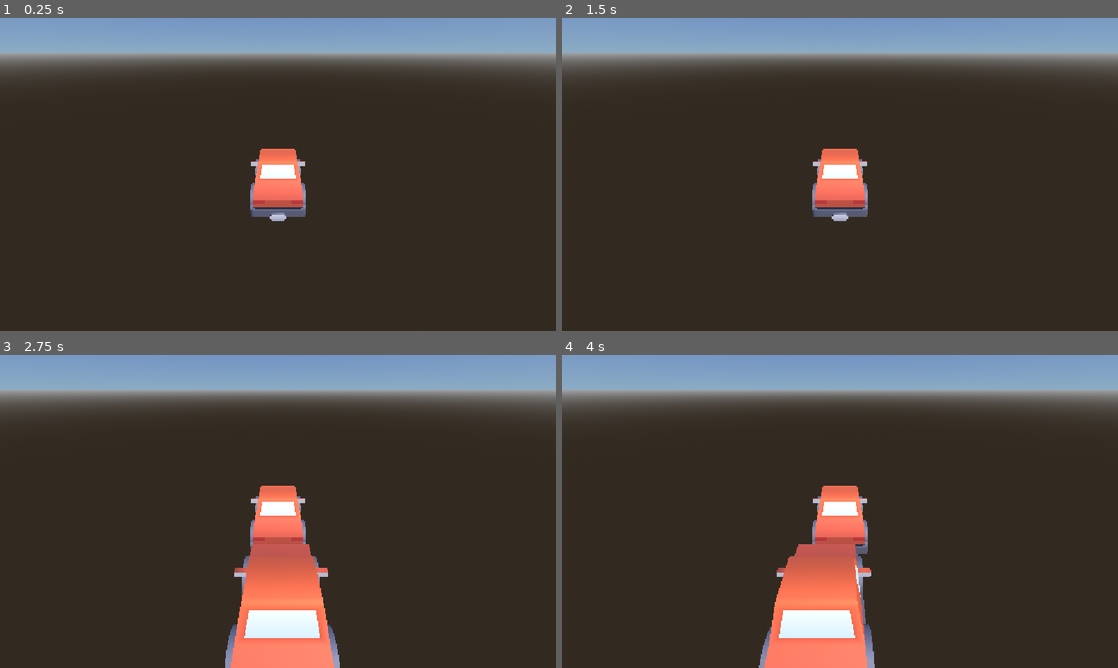
Above: before the commit, frames 1-4 (two rows, left to right).
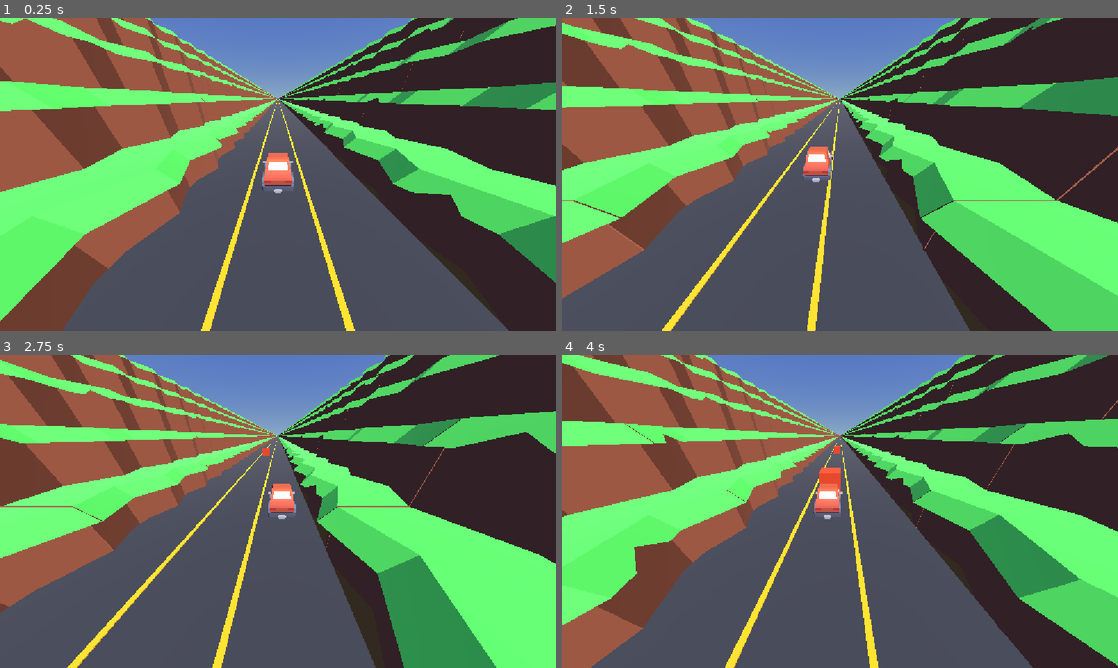
Above: after the commit, the same moments.

Repository: tiago-xavier-braga/LearnGodotEngine
Game: Godot game, scene res://scenes/levels/lvl_game.tscn
Same seed, same stepped clock (60 frames per second), same inputs: the game is played once before the commit and once after it.
Inputs:
- Up to frame 1 (0.25 s): no input
- Up to frame 2 (1.5 s): hold D (move_right) 0.53-1.28 s; hold A (move_left) from 1.28 s (still down)
- Up to frame 3 (2.75 s): release A (move_left) at 2.03 s; hold D (move_right) from 2.03 s (still down)
- Up to frame 4 (4 s): release D (move_right) at 3.53 s; hold A (move_left) from 3.53 s (still down)

The runs differ from the first frame. In frame 1, 84% of the frame differs, in the area x 0-100%, y 0-100%; in frame 2, 86%; in frame 3, 86%; in frame 4, 86%.

Commit message:
feat: add road spawner, obstacle spawner, and camera follow to game level

Diff:
--- a/assets/materials/grid_ground.gdshader
+++ /dev/null
@@ -1,20 +0,0 @@
-shader_type spatial;
-render_mode unshaded;
-
-uniform vec2 cell_size = vec2(2.5, 10.0);
-uniform float line_thickness : hint_range(0.01, 0.5) = 0.06;
-uniform vec3 line_color : source_color = vec3(1.0, 1.0, 1.0);
-uniform vec3 base_color : source_color = vec3(0.12, 0.12, 0.15);
-
-varying vec2 world_xz;
-
-void vertex() {
-	world_xz = (MODEL_MATRIX * vec4(VERTEX, 1.0)).xz;
-}
-
-void fragment() {
-	vec2 cell = world_xz / cell_size;
-	vec2 dist_to_edge = abs(fract(cell) - 0.5);
-	float line = step(0.5 - line_thickness, max(dist_to_edge.x, dist_to_edge.y));
-	ALBEDO = mix(base_color, line_color, line);
-}
--- a/assets/materials/mat_ground_grid.tres
+++ /dev/null
@@ -1,10 +0,0 @@
-[gd_resource type="ShaderMaterial" format=3]
-
-[ext_resource type="Shader" path="res://assets/materials/grid_ground.gdshader" id="1_shader"]
-
-[resource]
-shader = ExtResource("1_shader")
-shader_parameter/cell_size = Vector2(2.5, 10)
-shader_parameter/line_thickness = 0.06
-shader_parameter/line_color = Color(1, 1, 1, 1)
-shader_parameter/base_color = Color(0.12, 0.12, 0.15, 1)
--- /dev/null
+++ b/assets/materials/mat_obstacle.tres
@@ -0,0 +1,4 @@
+[gd_resource type="StandardMaterial3D" format=3]
+
+[resource]
+albedo_color = Color(0.9, 0.25, 0.1, 1)
--- a/scenes/levels/lvl_game.tscn
+++ b/scenes/levels/lvl_game.tscn
@@ -1,9 +1,11 @@
 [gd_scene format=3 uid="uid://cb25eki0ry3v"]
 
 [ext_resource type="PackedScene" uid="uid://cp76h556o4rg3" path="res://scenes/cars/car.tscn" id="1_car"]
-[ext_resource type="Material" path="res://assets/materials/mat_ground_grid.tres" id="2_grid"]
-[ext_resource type="Material" uid="uid://dbh22km1hg0ak" path="res://assets/materials/road/mat_road.tres" id="3_y4oy0"]
-[ext_resource type="Material" uid="uid://dw58l4eaupix5" path="res://assets/materials/road/mat_lanes_markings.tres" id="4_lanes"]
+[ext_resource type="PackedScene" uid="uid://r74d041w8em0" path="res://scenes/road/road_base.tscn" id="2_gxmdq"]
+[ext_resource type="Script" uid="uid://n7dijguyftl7" path="res://scripts/road/road_spawner.gd" id="3_y4oy0"]
+[ext_resource type="Script" uid="uid://deytqhlkwlo2" path="res://scripts/camera/camera_controller.gd" id="4_camcontroller"]
+[ext_resource type="Script" path="res://scripts/obstacles/obstacle_spawner.gd" id="5_obstaclespawner"]
+[ext_resource type="PackedScene" path="res://scenes/obstacles/obstacle_box.tscn" id="6_obstaclebox"]
 
 [sub_resource type="ProceduralSkyMaterial" id="ProceduralSkyMaterial_sky"]
 sky_top_color = Color(0.2986172, 0.42893282, 0.763077, 1)
@@ -23,36 +25,26 @@
 [sub_resource type="BoxMesh" id="BoxMesh_qwhh2"]
 size = Vector3(500, 1, 1000)
 
+[sub_resource type="ShaderMaterial" id="ShaderMaterial_dnqnc"]
+
 [sub_resource type="BoxShape3D" id="BoxShape3D_3nabu"]
 size = Vector3(500, 1, 1000)
-
-[sub_resource type="BoxMesh" id="BoxMesh_npbqa"]
-size = Vector3(8, 0.5, 20)
-
-[sub_resource type="BoxShape3D" id="BoxShape3D_road"]
-size = Vector3(8, 0.5, 20)
-
-[sub_resource type="BoxMesh" id="BoxMesh_dash"]
-size = Vector3(0.15, 0.02, 20)
 
 [node name="LvlGame" type="Node3D" unique_id=352231823]
 
 [node name="WorldEnvironment" type="WorldEnvironment" parent="." unique_id=1900017258]
 environment = SubResource("Environment_lvl")
 
+[node name="Camera3D" type="Camera3D" parent="." unique_id=614624057]
+transform = Transform3D(1, 0, 0, 0, 0.8582801, 0.51318157, 0, -0.51318157, 0.8582801, 0, 3.6799974, 11.302866)
+fov = 102.1
+script = ExtResource("4_camcontroller")
+target_path = NodePath("../Car")
+offset = Vector3(0, 3.4462328, 3.1414905)
+
 [node name="Car" parent="." unique_id=1705489505 instance=ExtResource("1_car")]
-transform = Transform3D(1, 0, 0, 0, 1, 0, 0, 0, 1, 0, 0.1, -20)
+transform = Transform3D(1, 0, 0, 0, 1, 0, 0, 0, 1, 0, 0.23376462, 8.1613655)
 forward_speed = 15.0
-
-[node name="Camera3D" type="Camera3D" parent="Car" unique_id=614624057]
-transform = Transform3D(1, 0, 0, 0, 0.8582801, 0.51318157, 0, -0.51318157, 0.8582801, 0, 3.4462328, 4.7343597)
-
-[node name="Car" parent="Car" unique_id=200393392 instance=ExtResource("1_car")]
-transform = Transform3D(1, 0, 0, 0, 1, 0, 0, 0, 1, 0, 0.1, 27.761158)
-forward_speed = 15.0
-
-[node name="Camera3D" type="Camera3D" parent="Car/Car" unique_id=632322262]
-transform = Transform3D(1, 0, 0, 0, 0.8582801, 0.51318157, 0, -0.51318157, 0.8582801, 0, 3.4462328, 4.7343597)
 
 [node name="DirectionalLight3D" type="DirectionalLight3D" parent="." unique_id=1747358899]
 transform = Transform3D(0.9204788, 7.450581e-09, 0.3907925, -0.31028453, 0.60793334, 0.73084915, -0.23757577, -0.793988, 0.5595898, 0, 0, 0)
@@ -64,28 +56,19 @@
 
 [node name="MeshInstance3D" type="MeshInstance3D" parent="StaticBody3D" unique_id=1231862425]
 mesh = SubResource("BoxMesh_qwhh2")
-surface_material_override/0 = ExtResource("2_grid")
+surface_material_override/0 = SubResource("ShaderMaterial_dnqnc")
 
 [node name="CollisionShape3D" type="CollisionShape3D" parent="StaticBody3D" unique_id=1676685053]
 shape = SubResource("BoxShape3D_3nabu")
 
-[node name="RoadBase" type="Node" parent="." unique_id=780131376]
+[node name="RoadBase" parent="." unique_id=451975630 instance=ExtResource("2_gxmdq")]
 
-[node name="RoadBody" type="StaticBody3D" parent="RoadBase" unique_id=1011615259]
+[node name="Node3D" type="Node3D" parent="." unique_id=2143092864]
+script = ExtResource("3_y4oy0")
+roads = Array[PackedScene]([ExtResource("2_gxmdq")])
+spawner_number = 400
 
-[node name="MeshInstance3D" type="MeshInstance3D" parent="RoadBase/RoadBody" unique_id=889411771]
-material_override = ExtResource("3_y4oy0")
-mesh = SubResource("BoxMesh_npbqa")
-
-[node name="CollisionShape3D" type="CollisionShape3D" parent="RoadBase/RoadBody"]
-shape = SubResource("BoxShape3D_road")
-
-[node name="LaneLine1" type="MeshInstance3D" parent="RoadBase"]
-transform = Transform3D(1, 0, 0, 0, 1, 0, 0, 0, 1, -1.25, 0.26, 0)
-mesh = SubResource("BoxMesh_dash")
-material_override = ExtResource("4_lanes")
-
-[node name="LaneLine2" type="MeshInstance3D" parent="RoadBase"]
-transform = Transform3D(1, 0, 0, 0, 1, 0, 0, 0, 1, 1.25, 0.26, 0)
-mesh = SubResource("BoxMesh_dash")
-material_override = ExtResource("4_lanes")
+[node name="ObstacleSpawner" type="Node3D" parent="."]
+script = ExtResource("5_obstaclespawner")
+car_path = NodePath("../Car")
+obstacle_scenes = Array[PackedScene]([ExtResource("6_obstaclebox")])
--- /dev/null
+++ b/scenes/obstacles/obstacle_box.tscn
@@ -0,0 +1,20 @@
+[gd_scene load_steps=4 format=3]
+
+[ext_resource type="Material" path="res://assets/materials/mat_obstacle.tres" id="1_mat"]
+
+[sub_resource type="BoxMesh" id="BoxMesh_obstacle"]
+size = Vector3(1.4, 1.4, 1.4)
+
+[sub_resource type="BoxShape3D" id="BoxShape3D_obstacle"]
+size = Vector3(1.4, 1.4, 1.4)
+
+[node name="ObstacleBox" type="StaticBody3D"]
+
+[node name="MeshInstance3D" type="MeshInstance3D" parent="."]
+transform = Transform3D(1, 0, 0, 0, 1, 0, 0, 0, 1, 0, 0.95, 0)
+material_override = ExtResource("1_mat")
+mesh = SubResource("BoxMesh_obstacle")
+
+[node name="CollisionShape3D" type="CollisionShape3D" parent="."]
+transform = Transform3D(1, 0, 0, 0, 1, 0, 0, 0, 1, 0, 0.95, 0)
+shape = SubResource("BoxShape3D_obstacle")
--- a/scenes/road/road_base.tscn
+++ b/scenes/road/road_base.tscn
@@ -2,7 +2,7 @@
 
 [ext_resource type="Material" uid="uid://dbh22km1hg0ak" path="res://assets/materials/road/mat_road.tres" id="1_nhf6c"]
 [ext_resource type="Material" uid="uid://dw58l4eaupix5" path="res://assets/materials/road/mat_lanes_markings.tres" id="2_i8pxj"]
-[ext_resource type="ArrayMesh" uid="uid://cjjxwxlxvgh6l" path="res://assets/meshes/steps_rock.fbx" id="3_k2d5s"]
+[ext_resource type="ArrayMesh" uid="uid://cjjxwxlxvgh6l" path="res://assets/models/steps_rock.fbx" id="3_k2d5s"]
 [ext_resource type="Material" uid="uid://c5hkg1iff2fn8" path="res://assets/materials/road/mat_step_rock_brown.tres" id="4_6wmxi"]
 [ext_resource type="Material" uid="uid://b3rmfrkj5utqx" path="res://assets/materials/road/mat_step_rock_green.tres" id="5_35ge5"]
 
@@ -15,7 +15,7 @@
 [sub_resource type="BoxMesh" id="BoxMesh_dash"]
 size = Vector3(0.15, 0.02, 20)
 
-[node name="RoadBase" type="Node" unique_id=451975630]
+[node name="RoadBase" type="Node3D" unique_id=451975630]
 
 [node name="RoadBody" type="StaticBody3D" parent="." unique_id=9193079]
 
--- /dev/null
+++ b/scripts/camera/camera_controller.gd
@@ -0,0 +1,13 @@
+extends Camera3D
+
+@export var target_path: NodePath
+@export var offset: Vector3 = Vector3(0, 3.45, 3.14)
+@export var follow_speed: float = 5.0
+
+@onready var target: Node3D = get_node_or_null(target_path)
+
+func _physics_process(delta: float) -> void:
+	if not target:
+		return
+	var target_position := target.global_position + offset
+	global_position = global_position.lerp(target_position, follow_speed * delta)
--- /dev/null
+++ b/scripts/obstacles/obstacle_spawner.gd
@@ -0,0 +1,36 @@
+extends Node3D
+
+@export var car_path: NodePath
+@export var obstacle_scenes: Array[PackedScene] = []
+@export var spawn_distance: float = 40.0
+@export var spawn_interval: float = 1.5
+@export var despawn_distance: float = 20.0
+
+@onready var car: CarController = get_node_or_null(car_path)
+@onready var _timer: Timer = Timer.new()
+
+var _spawned: Array[Node3D] = []
+
+func _ready() -> void:
+	if obstacle_scenes.is_empty() or not car:
+		return
+	add_child(_timer)
+	_timer.wait_time = spawn_interval
+	_timer.timeout.connect(_spawn_obstacle)
+	_timer.start()
+
+func _spawn_obstacle() -> void:
+	_despawn_passed()
+	var obstacle_scene: PackedScene = obstacle_scenes[randi() % obstacle_scenes.size()]
+	var obstacle := obstacle_scene.instantiate() as Node3D
+	add_child(obstacle)
+	var lane := randi_range(-car.lane_limit, car.lane_limit)
+	obstacle.global_position = Vector3(
+		lane * car.lane_distance, 0, car.global_position.z - spawn_distance)
+	_spawned.append(obstacle)
+
+func _despawn_passed() -> void:
+	for obstacle in _spawned.duplicate():
+		if obstacle.global_position.z > car.global_position.z + despawn_distance:
+			_spawned.erase(obstacle)
+			obstacle.queue_free()
--- /dev/null
+++ b/scripts/road/road_spawner.gd
@@ -0,0 +1,19 @@
+extends Node3D
+
+@export var roads: Array[PackedScene] = []
+@export var spawner_number: int = 100
+@export var road_length: float = 20.0
+
+@onready var spawned: Array[Node3D] = []
+
+func _ready() -> void:
+	if roads.is_empty():
+		return
+	for i in range(spawner_number):
+		_spawn_road(roads[i % roads.size()], i)
+
+func _spawn_road(road_scene: PackedScene, index: int) -> void:
+	var road := road_scene.instantiate() as Node3D
+	add_child(road)
+	road.position = Vector3(0, 0, -index * road_length)
+	spawned.append(road)
Not shown, removed: assets/materials/grid_ground.gdshader.uid
Renamed: assets/meshes/steps_rock.fbx -> assets/models/steps_rock.fbx
Not shown, changed: assets/models/steps_rock.fbx.import
Not shown, added: scripts/camera/camera_controller.gd.uid
Not shown, added: scripts/obstacles/obstacle_spawner.gd.uid
Not shown, added: scripts/road/road_spawner.gd.uid
